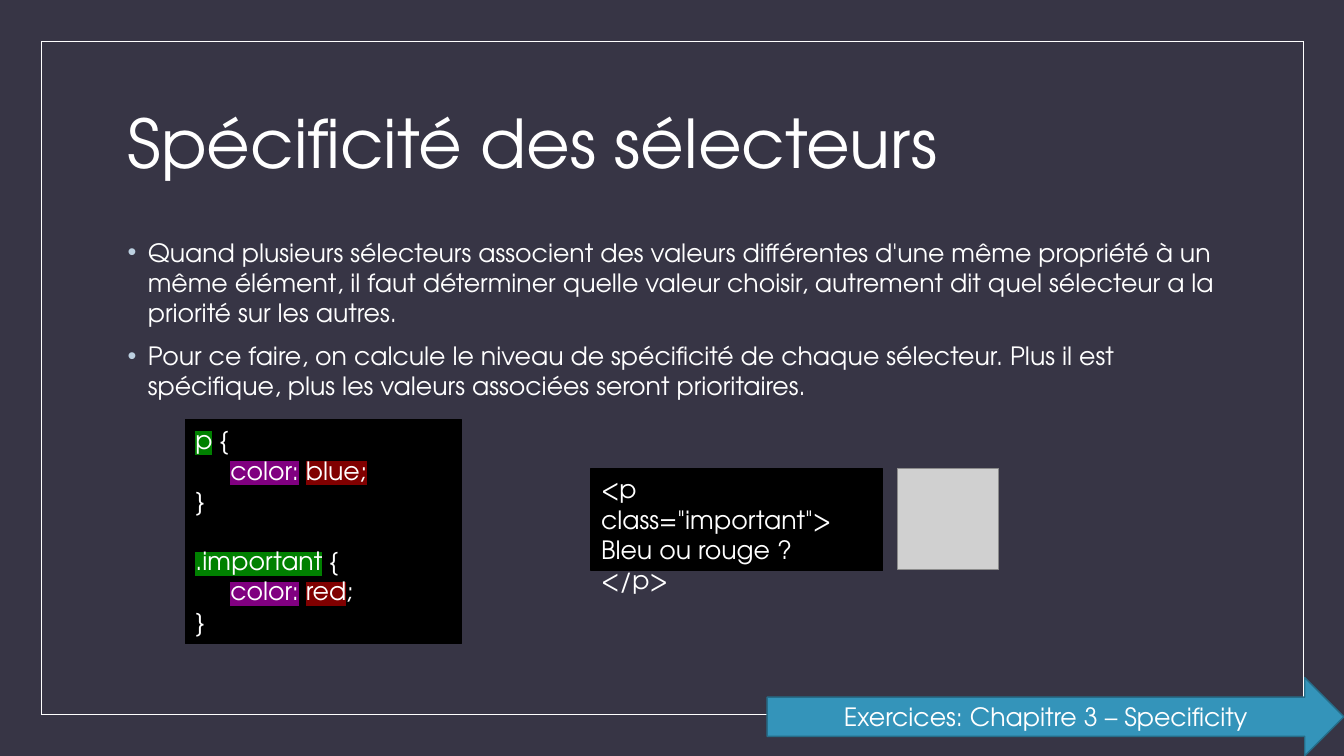
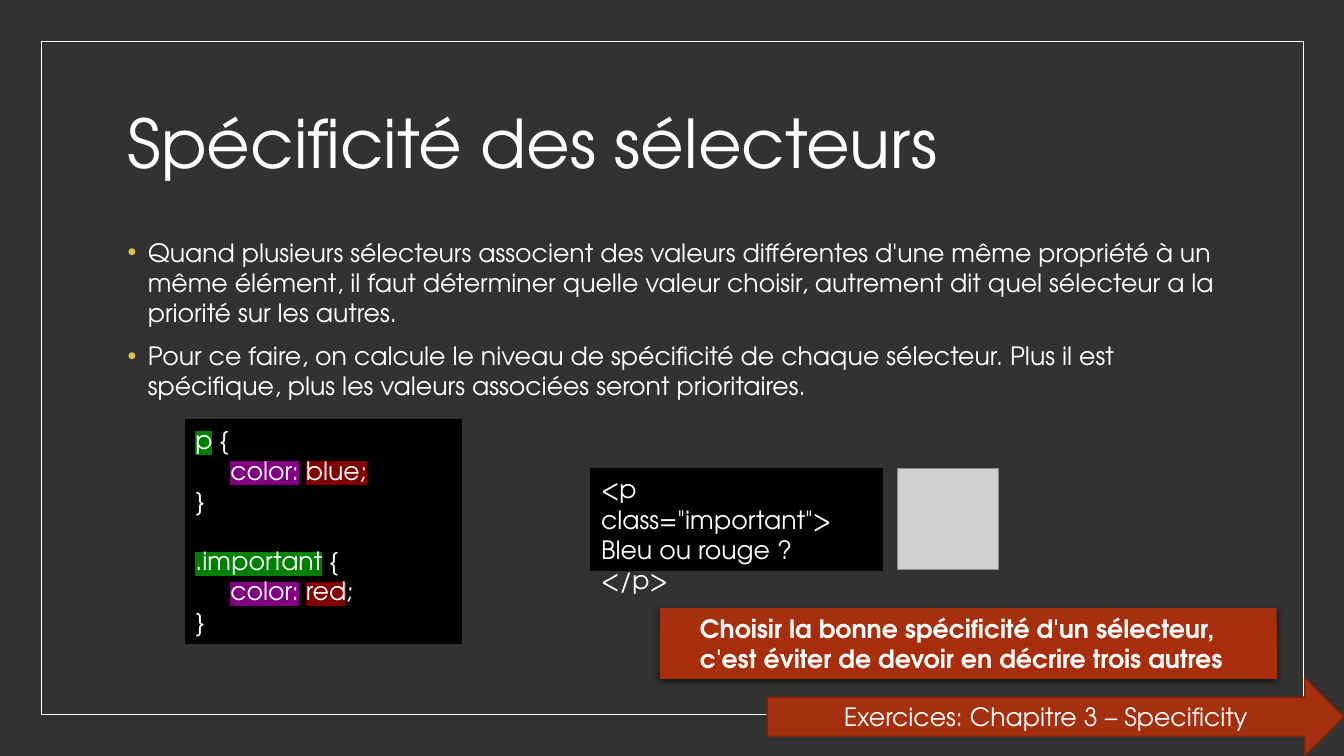
Before and after one commit to worldline/html-css-training, a slide deck: slide 6 of presenter_fr.pptx (slide 7 before the commit). Drawn at 1344x756 pixels with LibreOffice and Linux fonts; fonts in the diff are those of the drawing; grey boxes stand for pictures. Boxes give left, top, right and bottom in pixels: in the first picture for what was removed or moved away, otherwise in the second. Text is boxed around its words. In the diff, an @@ line names an element or a change of style, - is before the commit and + after.

```diff
--- a/presenter_fr.pptx
+++ b/presenter_fr.pptx
@@ background #373545 to #323232 @@
@@ text "Quand plusieurs sélecteurs associent des ..." at [148, 243, 1213, 400]: bullet colour #BCD0E0 to #E5C243 @@
@@ rectangle added at [660, 608, 1277, 680], fill gradient #A5300F to #A82E0B to #A72D0B, 18 pt, text #FFFFFF, bold @@
+  Choisir la bonne spécificité d'un sélecteur, c'est éviter de devoir en décrire trois autres
@@ right arrow "Exercices: Chapitre 3 – Specificity" at [767, 678, 1344, 756]: fill #3494BA to #A5300F; outline #266D8A 1 pt to #7A240B 1 pt @@
```
Also in this commit, not shown: 6 other slides changed, 5 slides added, 1 slide removed, 3 other files.
